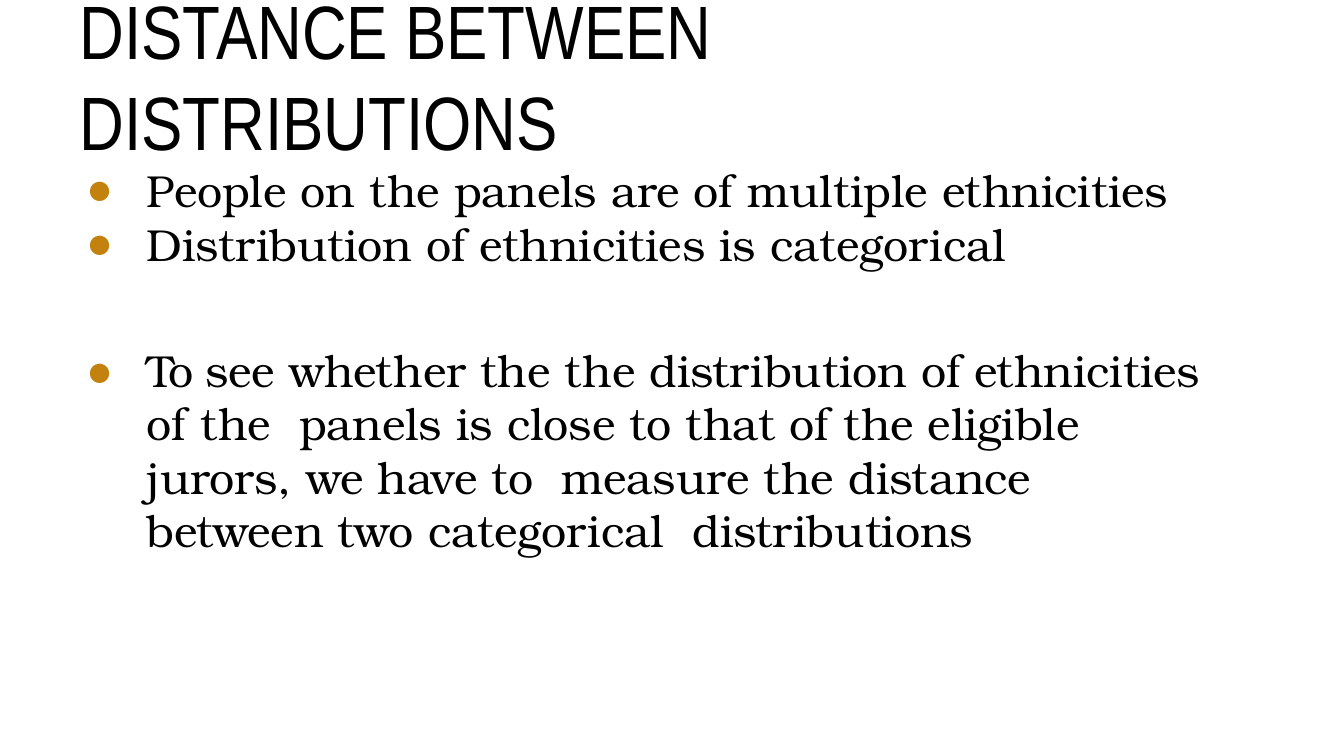
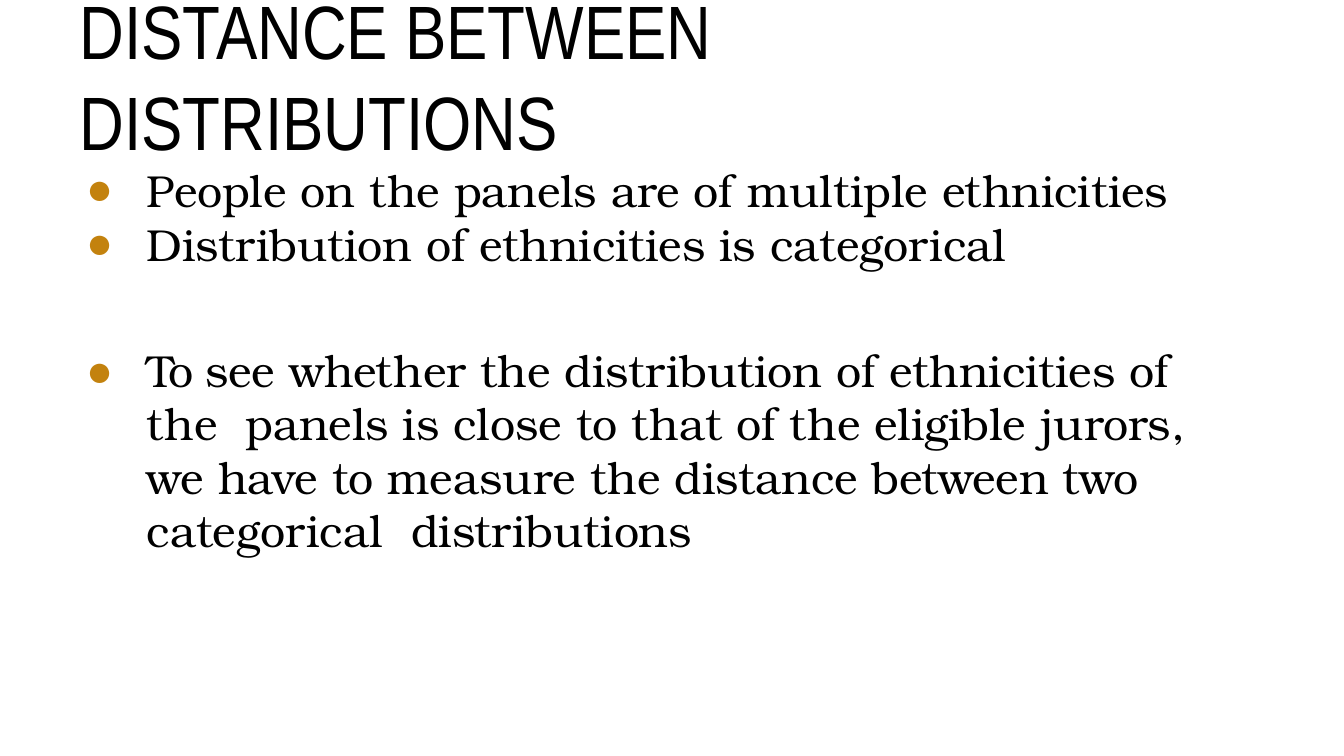
Before and after one commit to blprickett/current-Ling190D, a slide deck: slide 33 of module6/6-slides.pptx. Drawn at 1344x756 pixels with LibreOffice and Linux fonts; fonts in the diff are those of the drawing; background and template pictures are left out. Boxes give left, top, right and bottom in pixels: in the first picture for what was removed or moved away, otherwise in the second. Text is boxed around its words. In the diff, an @@ line names an element or a change of style, - is before the commit and + after.

```diff
--- a/module6/6-slides.pptx
+++ b/module6/6-slides.pptx
@@ text at bbox=[147, 354, 1185, 557]: text changed @@
-● To see whether the the distribution of ethnicities of the panels is close to that of the eligible jurors, we have to measure the distance between two categorical distributions
+● To see whether the distribution of ethnicities of the panels is close to that of the eligible jurors, we have to measure the distance between two categorical distributions
```
Also in this commit, not shown: 4 other slides changed.
